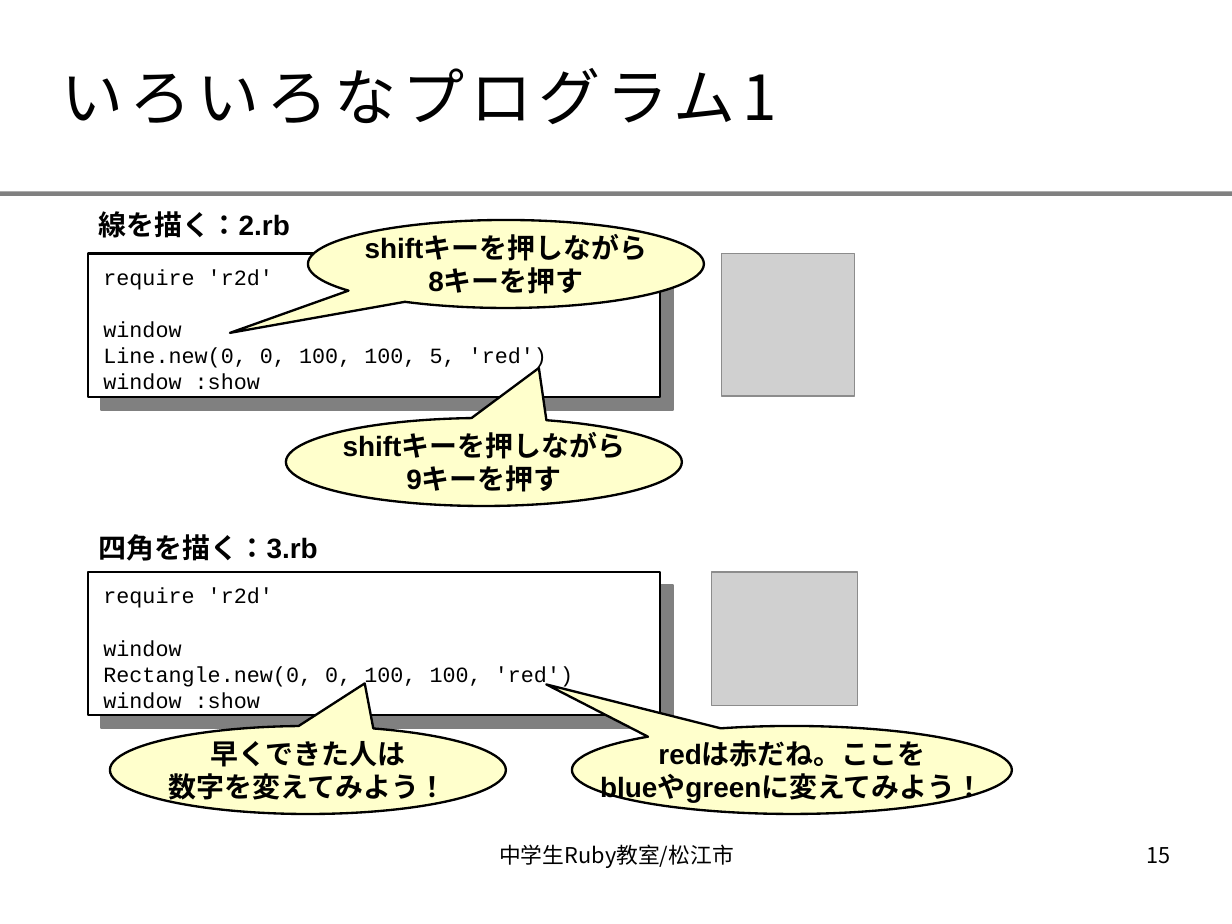
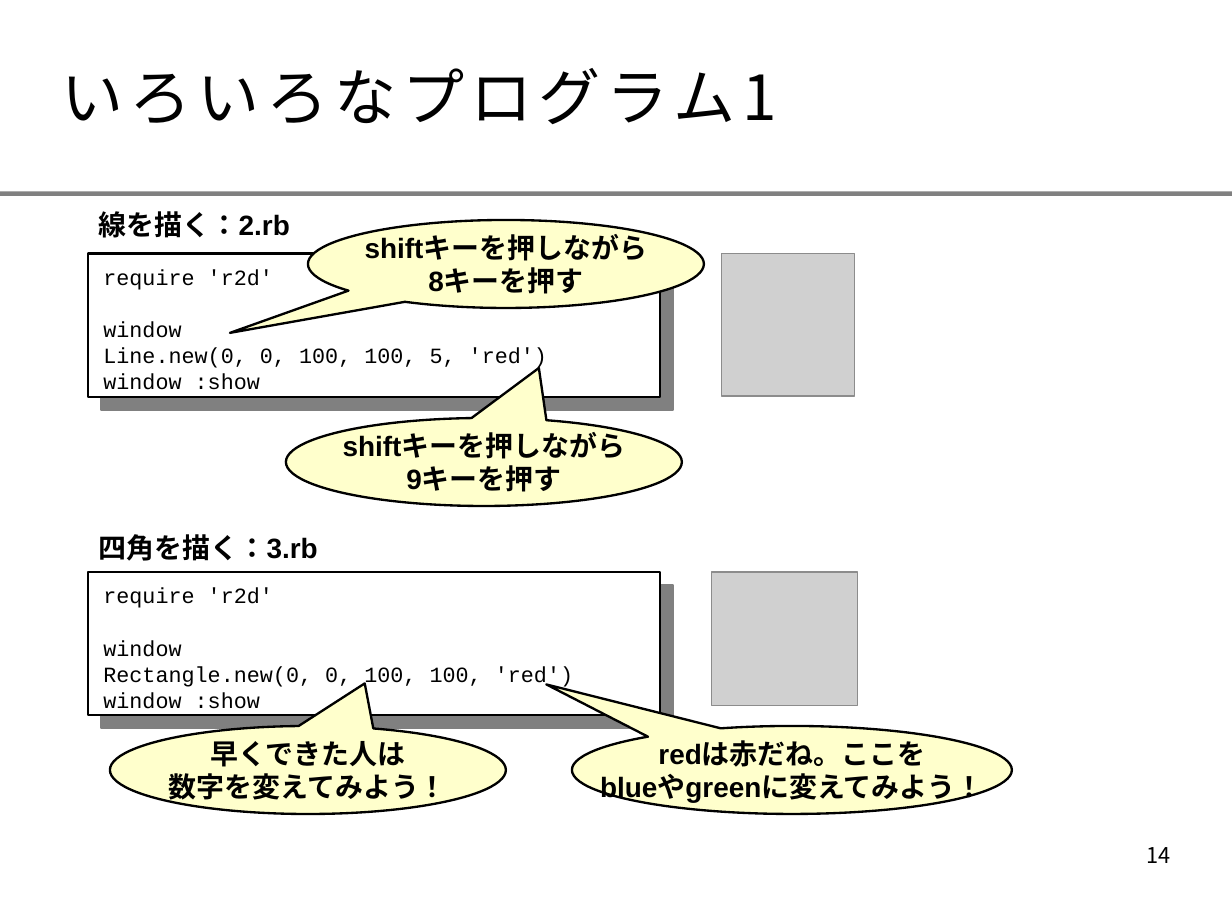
Before and after one commit to smalruby/ruby-school-mjh, a slide deck: slide 14 of mac/doc/text.odp (slide 15 before the commit). Drawn at 1232x924 pixels with LibreOffice and Linux fonts; fonts in the diff are those of the drawing; grey boxes stand for pictures; background and template pictures are left out. Boxes give left, top, right and bottom in pixels: in the first picture for what was removed or moved away, otherwise in the second. Text is boxed around its words. In the diff, an @@ line names an element or a change of style, - is before the commit and + after.

```diff
--- a/mac/doc/text.odp
+++ b/mac/doc/text.odp
@@ text removed at [499, 844, 734, 868] @@
-中学生Ruby教室/松江市
@@ page number at [1146, 847, 1170, 863]: text changed @@
-15
+14
```
Also in this commit, not shown: 18 other slides changed, 19 other files.
